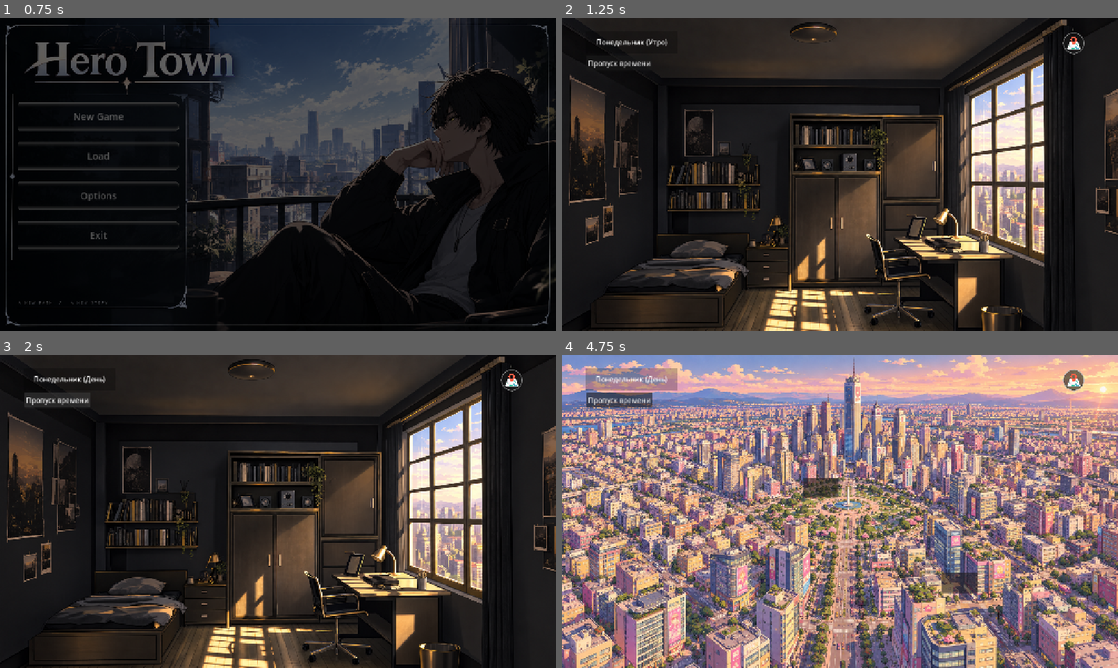
Above: before the commit, frames 1-4 (two rows, left to right).
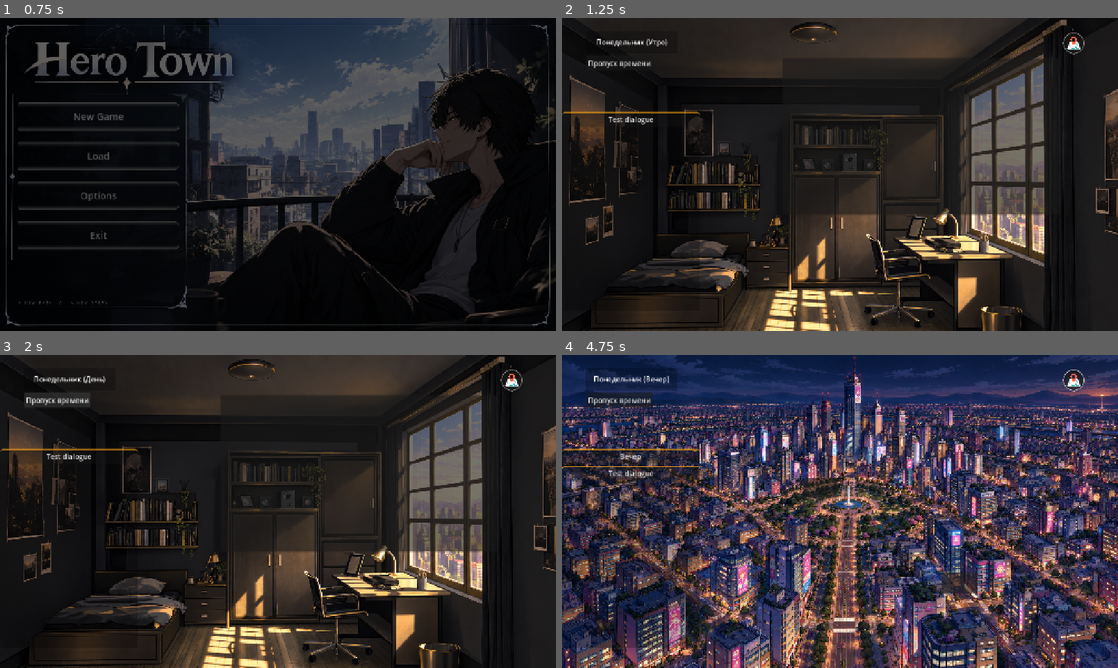
Above: after the commit, the same moments.

Repository: GoodGoos/HeroTown
Game: Godot game, scene res://scenes/main_menu.tscn
Same seed, same stepped clock (60 frames per second), same inputs: the game is played once before the commit and once after it.
Inputs (mouse positions are in pixels of both pictures, inside the frame that each line leads up to):
- Up to frame 1 (0.75 s): click "New Game" at 0.5 s
- Up to frame 2 (1.25 s): no input
- Up to frame 3 (2 s): click "Пропуск времени" at 1.25 s
- Up to frame 4 (4.75 s): click (628, 455) at 2 s, where only the run after the commit has a clickable "Test dialogue"; click (923, 473) at 2.77 s; click (628, 455) at 3.5 s, where only the run after the commit has a clickable "Вечер"; click (1073, 380) at 4.25 s

Frame 1 is identical in both runs. In frame 2, 10% of the frame differs, in the area x 0-87%, y 12-83%; in frame 3, 10%; in frame 4, 96%, in the area x 0-100%, y 0-100%.

Commit message:
Testing 1. An initial version of the dialogues and their parsing has been added.

Diff:
--- a/scenes/player_room.tscn
+++ b/scenes/player_room.tscn
@@ -2,7 +2,6 @@
 
 [ext_resource type="Script" uid="uid://pgx6wl8ot3ry" path="res://scripts/player_room.gd" id="1_r1x0t"]
 [ext_resource type="Texture2D" uid="uid://b036jv278vfxl" path="res://assets/image/background/player_room_v2_day.png" id="1_tkdg1"]
-[ext_resource type="Script" uid="uid://2kbghx1wqxh4" path="res://scripts/dialogue/dialogue_parser_test.gd" id="3_fsfg0"]
 
 [node name="player_room" type="Control" unique_id=1234025611]
 layout_mode = 3
@@ -23,5 +22,12 @@
 texture = ExtResource("1_tkdg1")
 expand_mode = 1
 
-[node name="Node" type="Node" parent="." unique_id=722754412]
-script = ExtResource("3_fsfg0")
+[node name="Button" type="Button" parent="." unique_id=348640227]
+z_index = 53
+layout_mode = 0
+offset_left = 508.0
+offset_top = 93.0
+offset_right = 1146.0
+offset_bottom = 453.0
+
+[connection signal="pressed" from="Button" to="." method="_on_test_event_button_pressed"]
--- a/scripts/context/game_context.gd
+++ b/scripts/context/game_context.gd
@@ -17,6 +17,8 @@
 # Дополнительные данные события.
 var event_data: Dictionary = {}
 
+# UI диалогов, который может использовать действие.
+var dialogue_ui: Control = null
 
 func _init(
 	data: GameData,
--- a/scripts/dialogue/dialogue_character.gd
+++ b/scripts/dialogue/dialogue_character.gd
@@ -6,13 +6,52 @@
 var normalized_position: float = 0.5
 var facing: String = "right"
 
+# Размер визуального представления персонажа.
+var character_size := Vector2(300.0, 650.0)
+
+# Проверка речи
+var is_speaking: bool = false
+var speaking_tween: Tween = null
+
+const NORMAL_MODULATE := Color.WHITE
+const DIMMED_MODULATE := Color(0.65, 0.65, 0.65, 1.0)
 
 func setup(id: String) -> void:
 	character_id = id
 
+func _ready() -> void:
+	modulate = DIMMED_MODULATE
 
 func _draw() -> void:
 	draw_rect(
-		Rect2(-50, -150, 100, 150),
+		Rect2(
+			-character_size.x / 2.0,
+			-character_size.y,
+			character_size.x,
+			character_size.y
+		),
 		Color.WHITE
 	)
+
+func set_speaking(value: bool) -> void:
+	if is_speaking == value:
+		return
+
+	is_speaking = value
+
+	if speaking_tween != null and speaking_tween.is_valid():
+		speaking_tween.kill()
+
+	var target_modulate := NORMAL_MODULATE
+
+	if not is_speaking:
+		target_modulate = DIMMED_MODULATE
+
+	speaking_tween = create_tween()
+
+	speaking_tween.tween_property(
+		self,
+		"modulate",
+		target_modulate,
+		0.2
+	).set_trans(Tween.TRANS_SINE).set_ease(Tween.EASE_IN_OUT)
--- a/scripts/dialogue/dialogue_character_layer.gd
+++ b/scripts/dialogue/dialogue_character_layer.gd
@@ -52,10 +52,54 @@
 
 
 func _update_character_position(character: DialogueCharacter) -> void:
-	var parent_size := size
+	var parent_width := size.x
+	var half_width := character.character_size.x / 2.0
 
-	# Переводим нормализованную позицию 0.0–1.0 в координату экрана.
-	character.position.x = parent_size.x * character.normalized_position
+	# Не даём персонажу выйти за левую и правую границы слоя.
+	var min_x := half_width
+	var max_x := parent_width - half_width
 
-	# Пока ставим персонажа к нижней части слоя.
-	character.position.y = parent_size.y
+	character.position.x = lerp(
+		min_x,
+		max_x,
+		character.normalized_position
+	)
+
+	# Нижняя точка персонажа совпадает с нижней границей слоя.
+	character.position.y = size.y
+
+func set_speaking_character(character_id: String) -> void:
+	for id in characters:
+		var character: DialogueCharacter = characters[id]
+
+		character.set_speaking(
+			id == character_id
+		)
+
+func get_character_states() -> Dictionary:
+	var result: Dictionary = {}
+
+	for id in characters:
+		var character: DialogueCharacter = characters[id]
+
+		result[id] = {
+			"normalized_position": character.normalized_position,
+			"facing": character.facing
+		}
+
+	return result
+
+
+func restore_character_states(states: Dictionary) -> void:
+	for character_id in states:
+		var state: Dictionary = states[character_id]
+
+		var character := _get_or_create_character(character_id)
+
+		character.normalized_position = float(
+			state.get("normalized_position", 0.5)
+		)
+
+		character.facing = state.get("facing", "right")
+
+		_update_character_position(character)
--- a/scripts/dialogue/dialogue_parser_test.gd
+++ b/scripts/dialogue/dialogue_parser_test.gd
@@ -4,7 +4,7 @@
 var player: DialoguePlayer
 
 
-func _ready() -> void:
+# func _ready() -> void:
 	var dialogue := DialogueRegistry.get_dialogue("first_meeting_airi")
 
 	if dialogue == null:
@@ -20,7 +20,6 @@
 	player.dialogue_finished.connect(_on_dialogue_finished)
 
 	player.play(dialogue)
-
 
 func _on_line_started(line: DialogueLine) -> void:
 	print(
--- a/scripts/dialogue/dialogue_player.gd
+++ b/scripts/dialogue/dialogue_player.gd
@@ -11,7 +11,10 @@
 var is_playing: bool = false
 
 
-func play(definition: DialogueDefinition) -> void:
+func play(
+	definition: DialogueDefinition,
+	start_index: int = 0
+) -> void:
 	if definition == null:
 		return
 
@@ -20,7 +23,11 @@
 		return
 
 	dialogue = definition
-	current_index = 0
+	current_index = clamp(
+		start_index,
+		0,
+		dialogue.elements.size()
+	)
 	is_playing = true
 
 	_process_next_element()
--- a/scripts/dialogue_ui.gd
+++ b/scripts/dialogue_ui.gd
@@ -1,4 +1,7 @@
 extends Control
+
+
+signal dialogue_finished()
 
 
 @onready var speaker_name: Label = $DialoguePanel/SpeakerName
@@ -12,6 +15,7 @@
 
 func _ready() -> void:
 	continue_button.pressed.connect(_on_continue_pressed)
+	GameManager.game_loaded.connect(_on_game_loaded)
 
 	# Временный запуск для проверки DialogueUI.
 	var dialogue := DialogueRegistry.get_dialogue("first_meeting_airi")
@@ -20,7 +24,12 @@
 		start_dialogue(dialogue)
 
 
-func start_dialogue(definition: DialogueDefinition) -> void:
+func start_dialogue(
+	definition: DialogueDefinition,
+	start_index: int = 0,
+	restore_character_state: bool = false
+) -> void:
+
 	if definition == null:
 		return
 
@@ -30,18 +39,28 @@
 
 	player = DialoguePlayer.new()
 
+	GameManager.data.active_dialogue_id = definition.id
+	GameManager.data.active_dialogue_index = start_index
+
+	if not restore_character_state:
+		GameManager.data.active_dialogue_characters = {}
+
 	player.line_started.connect(_on_line_started)
 	player.command_requested.connect(_on_command_requested)
 	player.dialogue_finished.connect(_on_dialogue_finished)
 
+
 	visible = true
-	player.play(definition)
+	player.play(definition, start_index)
+	if restore_character_state:
+		restore_dialogue_character_state()
 
 
 func _on_line_started(line: DialogueLine) -> void:
 	# Пока выводим ID персонажа. Позже получим display_name через CharacterRegistry.
 	speaker_name.text = line.character_id
 	dialogue_text.text = line.text
+	GameManager.data.active_dialogue_index = player.current_index
 
 
 func _on_continue_pressed() -> void:
@@ -77,7 +96,51 @@
 				direction
 			)
 
+	_sync_dialogue_character_state()
+
 
 func _on_dialogue_finished() -> void:
 	player = null
 	visible = false
+
+	GameManager.data.active_dialogue_id = ""
+	GameManager.data.active_dialogue_index = 0
+	GameManager.data.active_dialogue_characters = {}
+
+	dialogue_finished.emit()
+
+func _on_game_loaded() -> void:
+	if not GameManager.data.active_dialogue_id.is_empty():
+		_restore_dialogue()
+
+func _restore_dialogue() -> void:
+	var dialogue_id := GameManager.data.active_dialogue_id
+	var dialogue_index := GameManager.data.active_dialogue_index
+
+	var dialogue := DialogueRegistry.get_dialogue(dialogue_id)
+
+	if dialogue == null:
+		push_warning("Не удалось восстановить диалог: " + dialogue_id)
+
+		GameManager.data.active_dialogue_id = ""
+		GameManager.data.active_dialogue_index = 0
+
+		return
+
+	start_dialogue(dialogue, dialogue_index, true)
+
+func _sync_dialogue_character_state() -> void:
+	if not GameManager.data:
+		return
+
+	GameManager.data.active_dialogue_characters = (
+		character_layer.get_character_states()
+	)
+
+func restore_dialogue_character_state() -> void:
+	if not GameManager.data:
+		return
+
+	character_layer.restore_character_states(
+		GameManager.data.active_dialogue_characters
+	)
--- a/scripts/game_data.gd
+++ b/scripts/game_data.gd
@@ -3,6 +3,13 @@
 
 # Флаг: открыта ли карта
 var is_map_open: bool = false
+
+# Состояние текущего диалога.
+var active_dialogue_id: String = ""
+var active_dialogue_index: int = 0
+
+# Состояние персонажей текущего диалога.
+var active_dialogue_characters: Dictionary = {}
 
 enum TimeOfDay { MORNING, DAY, EVENING, NIGHT }
 
@@ -48,6 +55,9 @@
 		"current_time": current_time,
 		"current_day": current_day,
 		"current_scene_path": current_scene_path,
+		"active_dialogue_id": active_dialogue_id,
+		"active_dialogue_index": active_dialogue_index,
+		"active_dialogue_characters": active_dialogue_characters,
 		"world": world.to_dict(),
 		"player": player.to_dict(),
 		"characters": {},
@@ -73,6 +83,13 @@
 		"res://scenes/player_room.tscn"
 	)
 
+	active_dialogue_id = dict.get("active_dialogue_id", "")
+	active_dialogue_index = dict.get("active_dialogue_index", 0)
+	active_dialogue_characters = dict.get(
+	"active_dialogue_characters",
+	{}
+	)
+
 	world = WorldState.new()
 	world.from_dict(dict.get("world", {}))
 
--- a/scripts/game_manager.gd
+++ b/scripts/game_manager.gd
@@ -5,6 +5,8 @@
 signal game_state_changed(is_active: bool)
 signal time_changed
 
+# Срабатывает после полной загрузки GameData.
+signal game_loaded
 
 # Состояние карты
 func update_ui_state(map_open: bool) -> void:
@@ -85,7 +87,9 @@
 		# Передаем функцию, которая обновит данные ТОЛЬКО В ТЕМНОТЕ
 		Transition.change_scene(loaded_data["current_scene_path"], func():
 			data.from_dict(loaded_data) # Обновляем данные
-			time_changed.emit()         # Обновляем время
+
+			time_changed.emit()
+			game_loaded.emit()
 			# Если нужно сбросить карту или интерфейс:
 			# MapHug.force_sync()
 			if MapHug:
--- a/scripts/player_room.gd
+++ b/scripts/player_room.gd
@@ -1,6 +1,8 @@
 extends Control
 
 @onready var background: TextureRect = $TextureRect
+
+@onready var dialogue_ui: Control = $DialogueUI
 
 const DAY_TEXTURE = preload("res://assets/image/Background/player_room_v2_day.png")
 const NIGHT_TEXTURE = preload("res://assets/image/Background/player_room_v2_night.jpg")
@@ -28,3 +30,19 @@
 						current_time == GameData.TimeOfDay.NIGHT)
 
 	background.texture = NIGHT_TEXTURE if is_night_time else DAY_TEXTURE
+
+func _on_test_event_button_pressed() -> void:
+	var trigger := TriggerRegistry.get_trigger("test_dialogue_chain")
+
+	if trigger == null:
+		push_warning("Тестовый триггер не найден.")
+		return
+
+	var context := game_context.new(
+		GameManager.data,
+		null,
+		"",
+		trigger
+	)
+
+	TriggerManager.try_execute(trigger, context)
--- /dev/null
+++ b/scripts/resources/actions/advance_time_action.gd
@@ -0,0 +1,16 @@
+class_name advance_time_action
+extends game_action
+
+
+@export var steps: int = 1
+
+
+func execute(context: game_context) -> bool:
+	if context == null or context.game_data == null:
+		finished.emit()
+		return true
+
+	GameManager.advance_time(steps)
+
+	finished.emit()
+	return true
--- /dev/null
+++ b/scripts/resources/actions/dialogue_action.gd
@@ -0,0 +1,41 @@
+class_name dialogue_action
+extends game_action
+
+
+@export var dialogue_id: String = ""
+
+
+func execute(context: game_context) -> bool:
+	if context == null or context.dialogue_ui == null:
+		push_warning("DialogueUI не передан в game_context.")
+		finished.emit()
+		return true
+
+	if dialogue_id.is_empty():
+		push_warning("У dialogue_action не указан dialogue_id.")
+		finished.emit()
+		return true
+
+	var dialogue := DialogueRegistry.get_dialogue(dialogue_id)
+
+	if dialogue == null:
+		push_warning("Диалог не найден: " + dialogue_id)
+		finished.emit()
+		return true
+
+	# Ждём завершения именно этого диалога.
+	if not context.dialogue_ui.dialogue_finished.is_connected(
+		_on_dialogue_finished
+	):
+		context.dialogue_ui.dialogue_finished.connect(
+			_on_dialogue_finished,
+			CONNECT_ONE_SHOT
+		)
+
+	context.dialogue_ui.start_dialogue(dialogue)
+
+	return false
+
+
+func _on_dialogue_finished() -> void:
+	finished.emit()
--- a/scripts/resources/game_action.gd
+++ b/scripts/resources/game_action.gd
@@ -2,6 +2,11 @@
 extends Resource
 
 
+signal finished
+
+
 # Выполняет действие.
-func execute(context: game_context) -> void:
-	pass
+# Возвращает true, если действие завершено сразу.
+func execute(context: game_context) -> bool:
+	finished.emit()
+	return true
--- /dev/null
+++ b/scripts/resources/triggers/test_dialogue_chain.tres
@@ -0,0 +1,23 @@
+[gd_resource type="Resource" script_class="trigger_definition" format=3 uid="uid://cs2g3sdmecl31"]
+
+[ext_resource type="Script" uid="uid://b1526iogbnwl6" path="res://scripts/resources/game_action.gd" id="1_imxqf"]
+[ext_resource type="Script" uid="uid://dbi8n35idlxus" path="res://scripts/resources/game_condition.gd" id="2_kutk2"]
+[ext_resource type="Script" uid="uid://yrak4352whe3" path="res://scripts/resources/actions/advance_time_action.gd" id="2_nca7k"]
+[ext_resource type="Script" uid="uid://db800p6jnl11i" path="res://scripts/resources/actions/dialogue_action.gd" id="3_lbolk"]
+[ext_resource type="Script" uid="uid://djlihn0rynlv5" path="res://scripts/resources/trigger_definition.gd" id="3_nca7k"]
+
+[sub_resource type="Resource" id="Resource_lbolk"]
+script = ExtResource("2_nca7k")
+metadata/_custom_type_script = "uid://yrak4352whe3"
+
+[sub_resource type="Resource" id="Resource_0gqoa"]
+script = ExtResource("3_lbolk")
+dialogue_id = "first_meeting_airi"
+metadata/_custom_type_script = "uid://db800p6jnl11i"
+
+[resource]
+script = ExtResource("3_nca7k")
+id = "test_dialogue_chain"
+display_name = "Test dialogue"
+actions = Array[ExtResource("1_imxqf")]([SubResource("Resource_lbolk"), SubResource("Resource_0gqoa")])
+metadata/_custom_type_script = "uid://djlihn0rynlv5"
--- a/scripts/transition.gd
+++ b/scripts/transition.gd
@@ -19,13 +19,19 @@
 	animation_player.play("fade")
 	await screen_blacked_out
 
-	# 3. ТУТ ЭКРАН ЧЕРНЫЙ. Выполняем твой коллбэк (загрузку данных)
-	if callback.is_valid():
-		callback.call()
+
+
 
 	# 4. Смена сцены
 	if target_path != "":
 		get_tree().change_scene_to_file(target_path)
+
+	# Ждём, пока новая сцена и её _ready() будут обработаны.
+		await get_tree().process_frame
+
+	# 3. ТУТ ЭКРАН ЧЕРНЫЙ. Выполняем твой коллбэк (загрузку данных)
+	if callback.is_valid():
+		callback.call()
 
 	# 5. Анимация открытия
 	animation_player.play_backwards("fade")
--- a/scripts/trigger_manager.gd
+++ b/scripts/trigger_manager.gd
@@ -1,7 +1,12 @@
 extends Node
 
 
-# Проверяет и выполняет триггер.
+var active_trigger: trigger_definition = null
+var active_context: game_context = null
+var active_action_index: int = 0
+var is_executing: bool = false
+
+
 func try_execute(
 	trigger: trigger_definition,
 	context: game_context
@@ -9,20 +14,21 @@
 	if trigger == null or context == null:
 		return false
 
+	if is_executing:
+		return false
+
 	if trigger.id.is_empty():
 		return false
 
 	var state := _get_or_create_state(trigger.id)
 
-	# Отключённый триггер не выполняется.
 	if state.disabled:
 		return false
 
-	# Одноразовый триггер после выполнения больше не работает.
 	if not trigger.repeatable and state.execution_count > 0:
 		return false
 
-	# Все условия должны быть выполнены.
+	# Проверяем условия перед запуском.
 	for condition in trigger.conditions:
 		if condition == null:
 			continue
@@ -30,22 +36,62 @@
 		if not condition.is_met(context):
 			return false
 
-	# Выполняем действия.
-	for action in trigger.actions:
-		if action == null:
-			continue
+	active_trigger = trigger
+	active_context = context
+	active_action_index = 0
+	is_executing = true
 
-		action.execute(context)
-
-	# Запоминаем выполнение.
-	state.execution_count += 1
-	state.last_execution_day = context.game_data.current_day
-	state.last_execution_time = context.game_data.current_time
+	_execute_next_action()
 
 	return true
 
 
-# Получает состояние триггера или создаёт его.
+func _execute_next_action() -> void:
+	if active_trigger == null or active_context == null:
+		_finish_trigger(false)
+		return
+
+	# Все действия выполнены.
+	if active_action_index >= active_trigger.actions.size():
+		_finish_trigger(true)
+		return
+
+	var action: game_action = active_trigger.actions[active_action_index]
+	active_action_index += 1
+
+	if action == null:
+		_execute_next_action()
+		return
+
+	# Подписываемся ДО выполнения действия.
+	action.finished.connect(_on_action_finished, CONNECT_ONE_SHOT)
+
+	var completed_immediately := action.execute(active_context)
+
+	# Обычное действие завершилось сразу.
+	if completed_immediately:
+		action.finished.disconnect(_on_action_finished)
+		_execute_next_action()
+
+
+func _on_action_finished() -> void:
+	_execute_next_action()
+
+
+func _finish_trigger(success: bool) -> void:
+	if success and active_trigger != null and active_context != null:
+		var state := _get_or_create_state(active_trigger.id)
+
+		state.execution_count += 1
+		state.last_execution_day = active_context.game_data.current_day
+		state.last_execution_time = active_context.game_data.current_time
+
+	active_trigger = null
+	active_context = null
+	active_action_index = 0
+	is_executing = false
+
+
 func _get_or_create_state(trigger_id: String) -> trigger_state:
 	if GameManager.data.trigger_states.has(trigger_id):
 		return GameManager.data.trigger_states[trigger_id]
Not shown, added: scripts/resources/actions/advance_time_action.gd.uid
Not shown, added: scripts/resources/actions/dialogue_action.gd.uid
Not shown, changed: scripts/resources/dialogues/first_meeting_airi.txt
